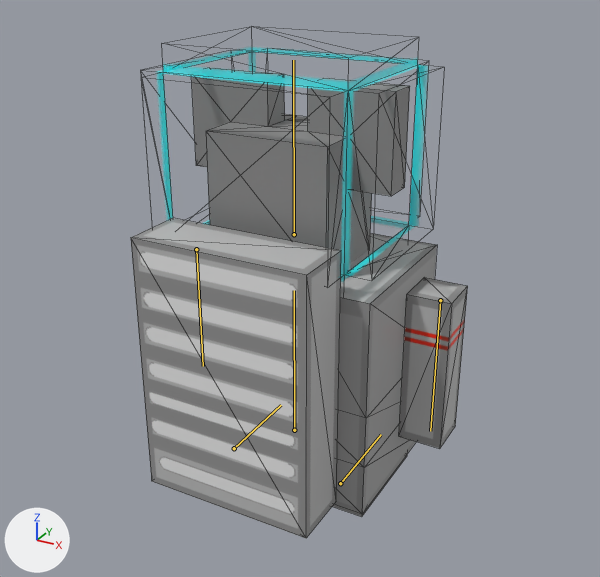
The Blender file project/GameResources/Models/ParentKoala/ParentKoala.blend: old version first, new version second.
Camera for both pictures: a 50 mm camera at (1.145, -2.046, 1.217) aimed at (0.042, -0.041, 0.215). Lighting does not change. The marker at lower left points along +X, +Y and +Z. The bones that bend it are drawn over the model as lines. Mesh edges are drawn as thin lines.

The first picture shows 'Arm', 'Arm.007'.
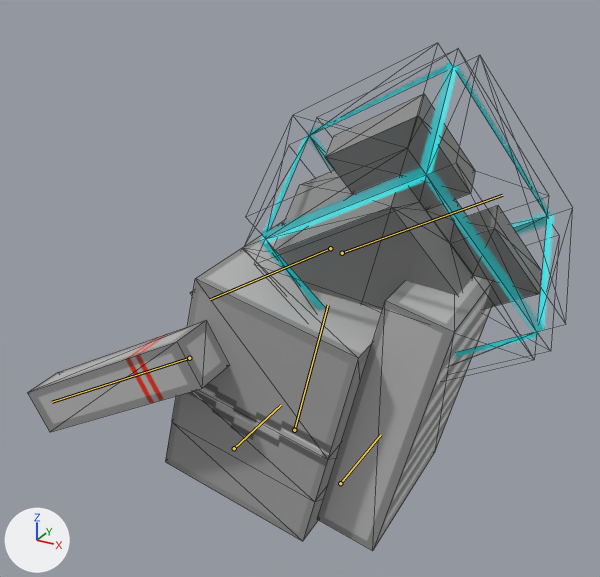
The newer file adds an action. The first version stands in its rest pose; the second is drawn at frame 7 of the action 'UpLeft'.

Edits to the bpy script that builds the scene:
```text
Change bone_ボーン:
    where bone_ボーン = bpy.data.objects['アーマチュア'].pose.bones['ボーン']
    bone_ボーン.rotation_quaternion: (1.0, 0.0, 0.0, 0.0) -> (0.694, -0.098, 0.709, 0.077)  # degrees (0, 0, 0) -> degrees (47, 92, 62)
Change bone_ボーン_001:
    where bone_ボーン_001 = bpy.data.objects['アーマチュア'].pose.bones['ボーン.001']  # child of 'ボーン'
    bone_ボーン_001.location: (0.0, 0.0, 0.0) -> (0.0, 0.084, -0.096)
    bone_ボーン_001.rotation_quaternion: (1.0, 0.0, 0.0, 0.0) -> (0.917, -0.4, 0.0, 0.0)  # degrees (0, 0, 0) -> degrees (-47, 0, 0)
    bone_ボーン_001.scale: (1.0, 1.0, 1.0) -> (1.0, 1.38, 1.0)
Change bone_ボーン_002:
    where bone_ボーン_002 = bpy.data.objects['アーマチュア'].pose.bones['ボーン.002']  # child of 'ボーン'
    bone_ボーン_002.location: (0.0, 0.0, 0.0) -> (0.0, 0.087, -0.093)
    bone_ボーン_002.rotation_quaternion: (1.0, 0.0, 0.0, 0.0) -> (0.923, -0.384, 0.0, 0.0)  # degrees (0, 0, 0) -> degrees (-45, 0, 0)
    bone_ボーン_002.scale: (1.0, 1.0, 1.0) -> (1.0, 1.37, 1.0)
Change bone_ボーン_005:
    where bone_ボーン_005 = bpy.data.objects['アーマチュア'].pose.bones['ボーン.005']  # child of 'ボーン'
    bone_ボーン_005.rotation_quaternion: (1.0, 0.0, 0.0, 0.0) -> (0.765, -0.337, -0.502, 0.221)  # degrees (0, 0, 0) -> degrees (-70, -38, 59)
```

Pixel boxes [x1, y1, x2, y2] of what changed, in the pictures (600 x 577 px):
'Arm', posed (52% wider): before [131, 67, 468, 538]; after [28, 94, 541, 551]
'Arm.007', posed (8% wider, 26% taller): before [157, 47, 427, 282]; after [260, 60, 553, 357]
bone 'ボーン', root to tip: before (294, 430) to (294, 290); after (294, 430) to (328, 305)
bone 'ボーン.001', root to tip: before (196, 249) to (203, 366); after (189, 358) to (52, 402)
bone 'ボーン.002', root to tip: before (440, 300) to (430, 431); after (330, 248) to (210, 299)
bone 'ボーン.005', root to tip: before (294, 234) to (293, 60); after (342, 253) to (502, 195)
